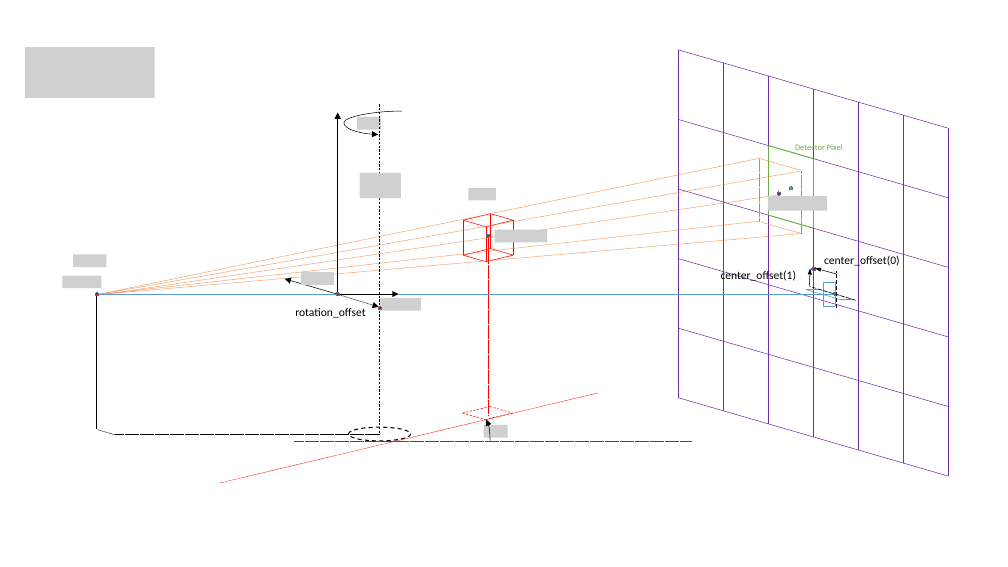
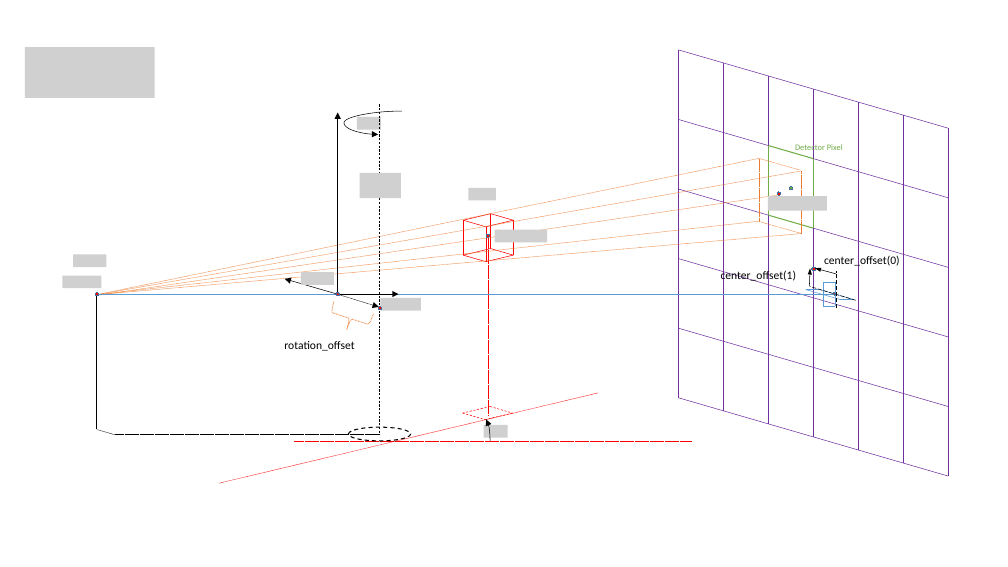
Before and after one commit to cabouman/mbircone, a slide deck: slide 1 of docs/Geometry Drawings.pptx. Drawn at 1008x567 pixels with LibreOffice and Linux fonts; fonts in the diff are those of the drawing; grey boxes stand for pictures; background and template pictures are left out. Boxes give left, top, right and bottom in pixels: in the first picture for what was removed or moved away, otherwise in the second. Text is boxed around its words. In the diff, an @@ line names an element or a change of style, - is before the commit and + after.

Commit message:
update drawings

```diff
--- a/docs/Geometry Drawings.pptx
+++ b/docs/Geometry Drawings.pptx
@@ left brace added at box(327, 301, 374, 336), outline #ED7D31 0.75 pt dashed @@
@@ text "rotation_offset": place and size @@
-text "rotation_offset" at box(295, 308, 365, 318)
+text "rotation_offset" at box(284, 341, 354, 351)
```
